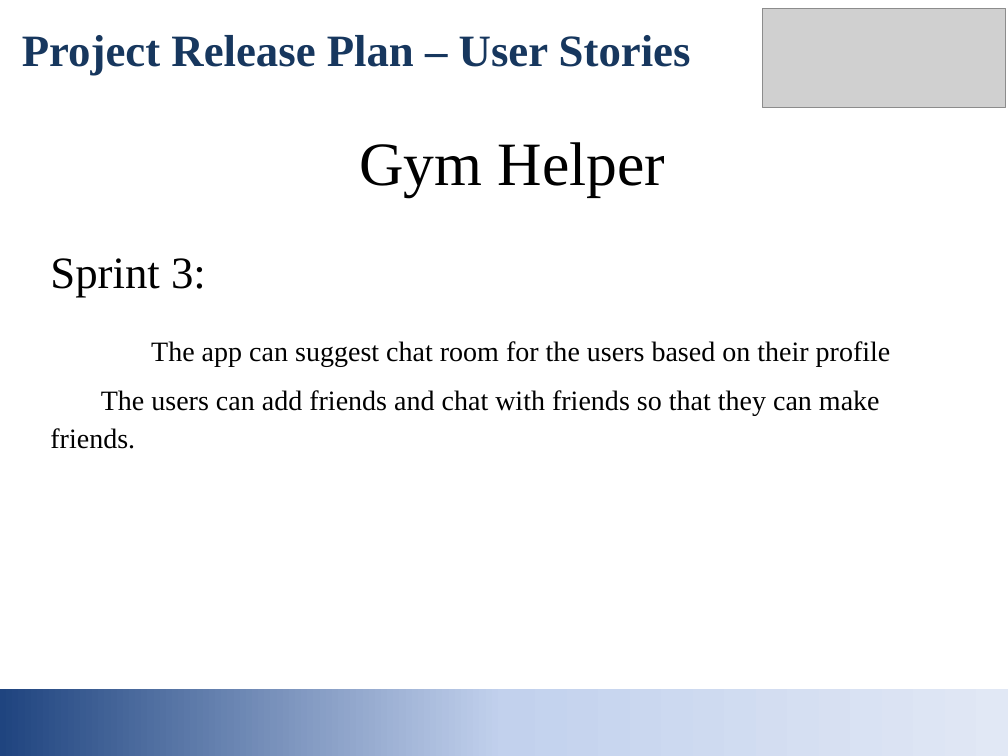
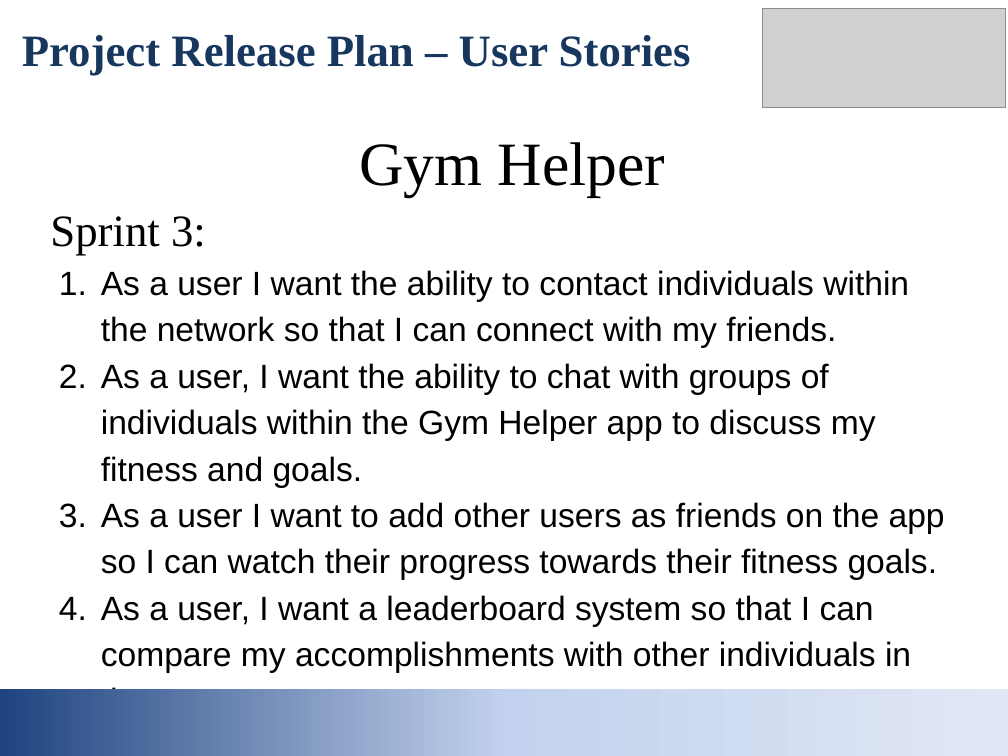
Before and after one commit to brraflor/gym-helper-115, a slide deck: slide 5 of Gymhelper presentation.pptx. Drawn at 1008x756 pixels with LibreOffice and Linux fonts; fonts in the diff are those of the drawing; grey boxes stand for pictures. Boxes give left, top, right and bottom in pixels: in the first picture for what was removed or moved away, otherwise in the second. Text is boxed around its words. In the diff, an @@ line names an element or a change of style, - is before the commit and + after.

```diff
--- a/Gymhelper presentation.pptx
+++ b/Gymhelper presentation.pptx
@@ text "Sprint 3:": place and size @@
-text "Sprint 3:" at [50,258,891,449]
+text "Sprint 3:" at [50,216,945,689]
@@ text at [101,270,945,689]: text changed; size 20 to 24 pt; font Times New Roman to Arial @@
-The app can suggest chat room for the users based on their profile
-The users can add friends and chat with friends so that they can make friends.
+1. As a user I want the ability to contact individuals within the network so that I can connect with my friends.
+2. As a user, I want the ability to chat with groups of individuals within the Gym Helper app to discuss my fitness and goals.
+3. As a user I want to add other users as friends on the app so I can watch their progress towards their fitness goals.
+4. As a user, I want a leaderboard system so that I can compare my accomplishments with other individuals in the system.
```
Also in this commit, not shown: 3 other slides changed, 1 other file.
